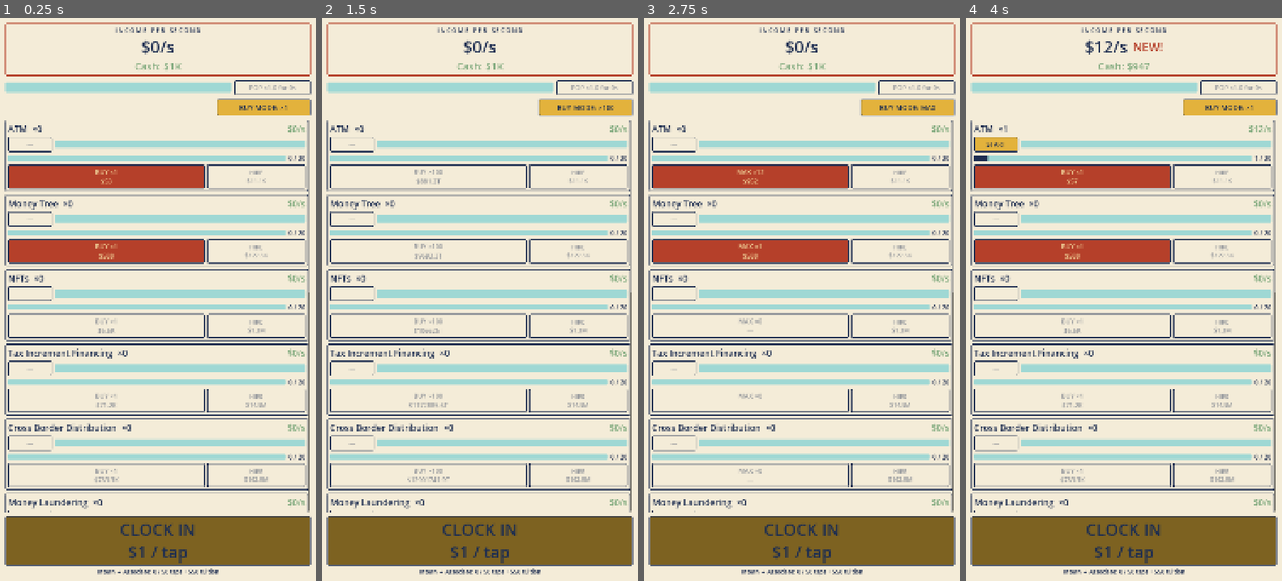
Above: before the commit, frames 1-4 (left to right).
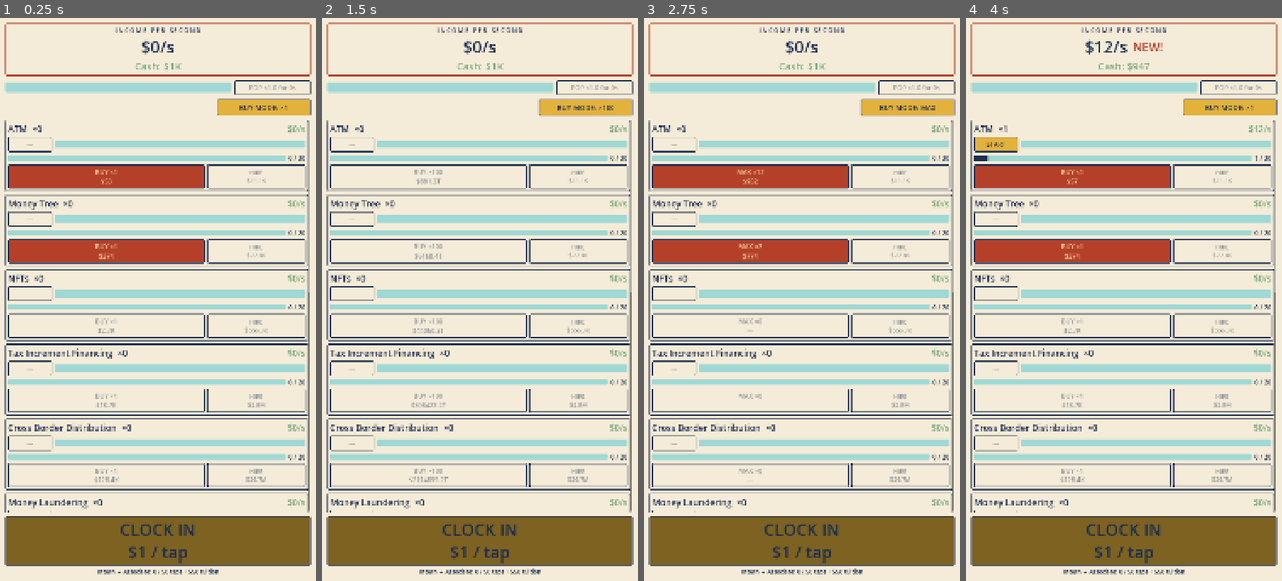
Above: after the commit, the same moments.

Repository: TimGoergen/american-tycoon
Game: Godot game, scene res://Main.tscn
The game is run twice, just before and just after one commit, with the same random seed, the same clock (stepped at 60 frames per second) and the same inputs.
Inputs:
- Up to frame 1 (0.25 s): no input
- Up to frame 2 (1.5 s): click "BUY MODE: ×1" at 0.5 s; click "BUY MODE: ×10" at 1.25 s
- Up to frame 3 (2.75 s): click "BUY MODE: ×100" at 2 s
- Up to frame 4 (4 s): click "BUY MODE: MAX" at 2.75 s; click "BUY ×1 $53" at 3.5 s

The runs differ from the first frame. In frame 1, 0.2% of the frame differs, in the area x 31-85%, y 41-83%; in frame 2, 0.3%, in the area x 27-85%, y 41-83%; in frame 3, 0.2%; in frame 4, 0.2%.

Commit message:
Rebalance property ladder for per-tier magnitude
Each successive property felt unsatisfying because income/sec grew only
~2x per tier while base cost grew ~11x — every new tier was ~5.5x LESS
income-per-dollar than the last (a downgrade), and base cycles ballooned
to 2048s (high tiers dead on unlock).

Re-tune all 12 property configs:
- income/sec ~5x per tier (re-tuned base_income_per_unit)
- base_cost ~7x per tier (was ~11x): gentle efficiency taper so each new
  tier is a real magnitude jump AND worth buying
- base_cycle_length tamed to a 0.4-60s band (was up to 2048s)
- ATM (tier 1) unchanged

Sim validation: added a property-ladder magnitude table to Sim.gd; the
income steps land at ~5x and the greedy buyer now climbs to tier 11 in
10 min (was stalling at tier 5). Dynasty 'speeds up every time' still
holds. Rationale + a prestige-constants follow-up flagged in
claude/tuning-log.md.

Co-Authored-By: Claude Fable 5 <noreply@anthropic.com>

Diff:
--- a/game/config/properties/02_money_tree.tres
+++ b/game/config/properties/02_money_tree.tres
@@ -6,8 +6,8 @@
 script = ExtResource("1")
 property_id = 2
 display_name = "Money Tree"
-base_cost = 550.0
+base_cost = 350.0
 r0 = 1.07
-base_income_per_unit = 50.0
-base_cycle_length = 2.0
+base_income_per_unit = 90.0
+base_cycle_length = 1.5
 staffer_name = "Botanical Manager"
--- a/game/config/properties/03_nfts.tres
+++ b/game/config/properties/03_nfts.tres
@@ -6,8 +6,8 @@
 script = ExtResource("1")
 property_id = 3
 display_name = "NFTs"
-base_cost = 6050.0
+base_cost = 2500.0
 r0 = 1.07
-base_income_per_unit = 200.0
-base_cycle_length = 4.0
+base_income_per_unit = 900.0
+base_cycle_length = 3.0
 staffer_name = "NFT Community Manager"
--- a/game/config/properties/04_tax_increment_financing.tres
+++ b/game/config/properties/04_tax_increment_financing.tres
@@ -6,8 +6,8 @@
 script = ExtResource("1")
 property_id = 4
 display_name = "Tax Increment Financing"
-base_cost = 66550.0
+base_cost = 17500.0
 r0 = 1.07
-base_income_per_unit = 800.0
-base_cycle_length = 8.0
+base_income_per_unit = 7500.0
+base_cycle_length = 5.0
 staffer_name = "Tax Strategist"
--- a/game/config/properties/05_cross_border_distribution.tres
+++ b/game/config/properties/05_cross_border_distribution.tres
@@ -6,8 +6,8 @@
 script = ExtResource("1")
 property_id = 5
 display_name = "Cross Border Distribution"
-base_cost = 732050.0
+base_cost = 120000.0
 r0 = 1.07
-base_income_per_unit = 3200.0
-base_cycle_length = 16.0
+base_income_per_unit = 60000.0
+base_cycle_length = 8.0
 staffer_name = "Logistics Director"
--- a/game/config/properties/06_money_laundering.tres
+++ b/game/config/properties/06_money_laundering.tres
@@ -6,8 +6,8 @@
 script = ExtResource("1")
 property_id = 6
 display_name = "Money Laundering"
-base_cost = 8052550.0
+base_cost = 850000.0
 r0 = 1.07
-base_income_per_unit = 12800.0
-base_cycle_length = 32.0
+base_income_per_unit = 450000.0
+base_cycle_length = 12.0
 staffer_name = "Freshness Consultant"
--- a/game/config/properties/07_day_trading.tres
+++ b/game/config/properties/07_day_trading.tres
@@ -6,8 +6,8 @@
 script = ExtResource("1")
 property_id = 7
 display_name = "Day Trading"
-base_cost = 88578050.0
+base_cost = 6000000.0
 r0 = 1.07
-base_income_per_unit = 51200.0
-base_cycle_length = 64.0
+base_income_per_unit = 3000000.0
+base_cycle_length = 16.0
 staffer_name = "Portfolio Analyst"
--- a/game/config/properties/08_flipping_houses.tres
+++ b/game/config/properties/08_flipping_houses.tres
@@ -6,8 +6,8 @@
 script = ExtResource("1")
 property_id = 8
 display_name = "Flipping Houses"
-base_cost = 974358550.0
+base_cost = 42000000.0
 r0 = 1.07
-base_income_per_unit = 204800.0
-base_cycle_length = 128.0
+base_income_per_unit = 20000000.0
+base_cycle_length = 22.0
 staffer_name = "Property Manager"
--- a/game/config/properties/09_multi_level_marketing.tres
+++ b/game/config/properties/09_multi_level_marketing.tres
@@ -6,8 +6,8 @@
 script = ExtResource("1")
 property_id = 9
 display_name = "Multi Level Marketing"
-base_cost = 10717944050.0
+base_cost = 290000000.0
 r0 = 1.07
-base_income_per_unit = 819200.0
-base_cycle_length = 256.0
+base_income_per_unit = 150000000.0
+base_cycle_length = 30.0
 staffer_name = "Downline Coordinator"
--- a/game/config/properties/10_hedge_fund.tres
+++ b/game/config/properties/10_hedge_fund.tres
@@ -6,8 +6,8 @@
 script = ExtResource("1")
 property_id = 10
 display_name = "Hedge Fund"
-base_cost = 117897384550.0
+base_cost = 2000000000.0
 r0 = 1.07
-base_income_per_unit = 3276800.0
-base_cycle_length = 512.0
+base_income_per_unit = 1000000000.0
+base_cycle_length = 40.0
 staffer_name = "Fund Administrator"
--- a/game/config/properties/11_legislative_assets.tres
+++ b/game/config/properties/11_legislative_assets.tres
@@ -6,8 +6,8 @@
 script = ExtResource("1")
 property_id = 11
 display_name = "Legislative Assets"
-base_cost = 1296871230050.0
+base_cost = 14000000000.0
 r0 = 1.07
-base_income_per_unit = 13107200.0
-base_cycle_length = 1024.0
+base_income_per_unit = 6000000000.0
+base_cycle_length = 50.0
 staffer_name = "Lobbyist"
--- a/game/config/properties/12_executive_assets.tres
+++ b/game/config/properties/12_executive_assets.tres
@@ -6,8 +6,8 @@
 script = ExtResource("1")
 property_id = 12
 display_name = "Executive Assets"
-base_cost = 14265583530550.0
+base_cost = 100000000000.0
 r0 = 1.07
-base_income_per_unit = 52428800.0
-base_cycle_length = 2048.0
+base_income_per_unit = 40000000000.0
+base_cycle_length = 60.0
 staffer_name = "Chief of Staff"
--- a/game/sim/Sim.gd
+++ b/game/sim/Sim.gd
@@ -41,6 +41,8 @@
 
 	print("=== American Tycoon — Balance Simulator ===")
 	print("")
+
+	_print_ladder_magnitude()
 
 	var game := GameState.new(_property_configs, _title_configs, _tuning)
 	game.economy.award_cash(_tuning.m1_starting_cash)
@@ -437,3 +439,35 @@
 	print("Dynasty save round-trip (Legacy %d, generation %d): %s" % [
 		reloaded.legacy_total, reloaded.generation, "PASS" if ok else "FAIL",
 	])
+
+
+# ---------------------------------------------------------------------------
+# Property ladder magnitude check (the "new magnitude per tier" feel)
+# ---------------------------------------------------------------------------
+
+## Print the base economics of each property tier and the step from the previous
+## tier. The design goal is that each new property unlocks a clear ~5× magnitude
+## of income/sec while staying worth buying (cost rises a touch faster, a gentle
+## efficiency taper). This table is how that intent is verified at a glance.
+func _print_ladder_magnitude() -> void:
+	print("--- Property ladder (base values, before milestones) ---")
+	print("  tier  property                    base cost     cycle    income/sec   ×inc  ×cost")
+	var prev_ips := 0.0
+	var prev_cost := 0.0
+	for cfg in _property_configs:
+		var c := cfg as PropertyConfig
+		var ips := c.base_income_per_unit / c.base_cycle_length if c.base_cycle_length > 0.0 else 0.0
+		var inc_ratio := ips / prev_ips if prev_ips > 0.0 else 0.0
+		var cost_ratio := c.base_cost / prev_cost if prev_cost > 0.0 else 0.0
+		print("  %2d    %-26s %12s  %5.1fs  %11s   %4s  %4s" % [
+			c.property_id,
+			c.display_name,
+			Money.of(c.base_cost).display(),
+			c.base_cycle_length,
+			Money.of(ips).display() + "/s",
+			("—" if inc_ratio == 0.0 else "%.1f" % inc_ratio),
+			("—" if cost_ratio == 0.0 else "%.1f" % cost_ratio),
+		])
+		prev_ips = ips
+		prev_cost = c.base_cost
+	print("")
Not shown, changed: claude/tuning-log.md
